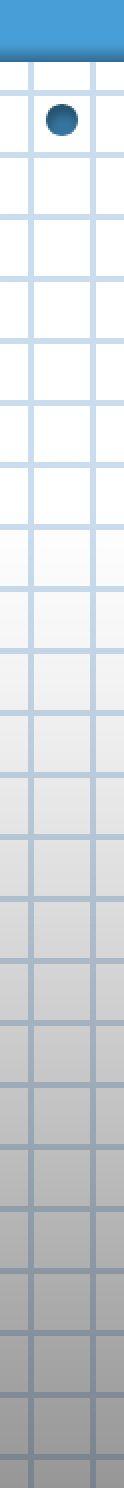
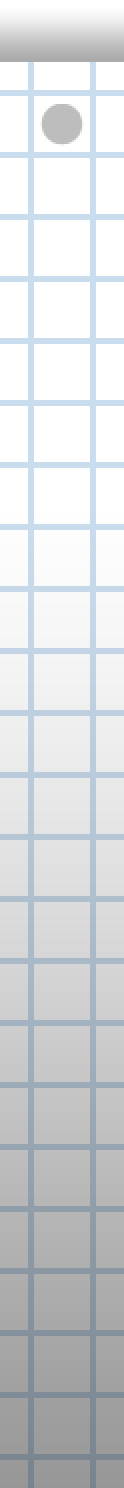
Revision of a layered w=124, h=1488 image; what changed, layer by layer:
hid group "Папка 1" (4 layers) over (40, 104, 84, 136)
hid "Слой 4" over (46, 104, 78, 136)
painted on "Layer 1 copy 3" over (40, 104, 84, 146)
"Слой 5": opacity 38% → 26%, painted on it over (0, 0, 124, 146)
added layer "Слой 6" (33%) above "Слой 2" over (0, 8, 124, 62)
hid "Слой 2", painted on it over (0, 0, 124, 62)
